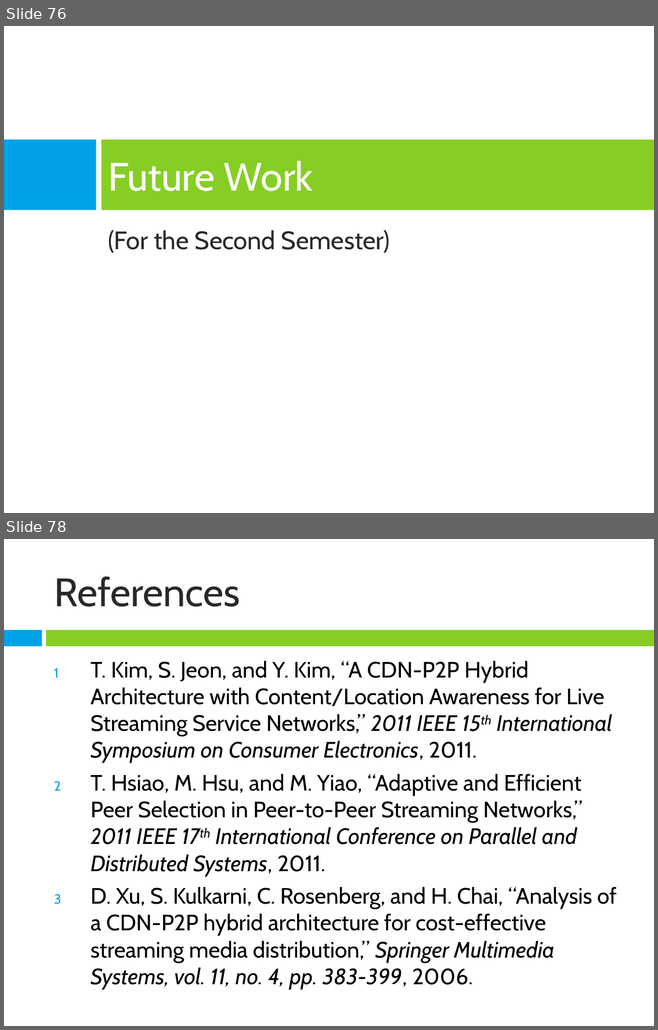
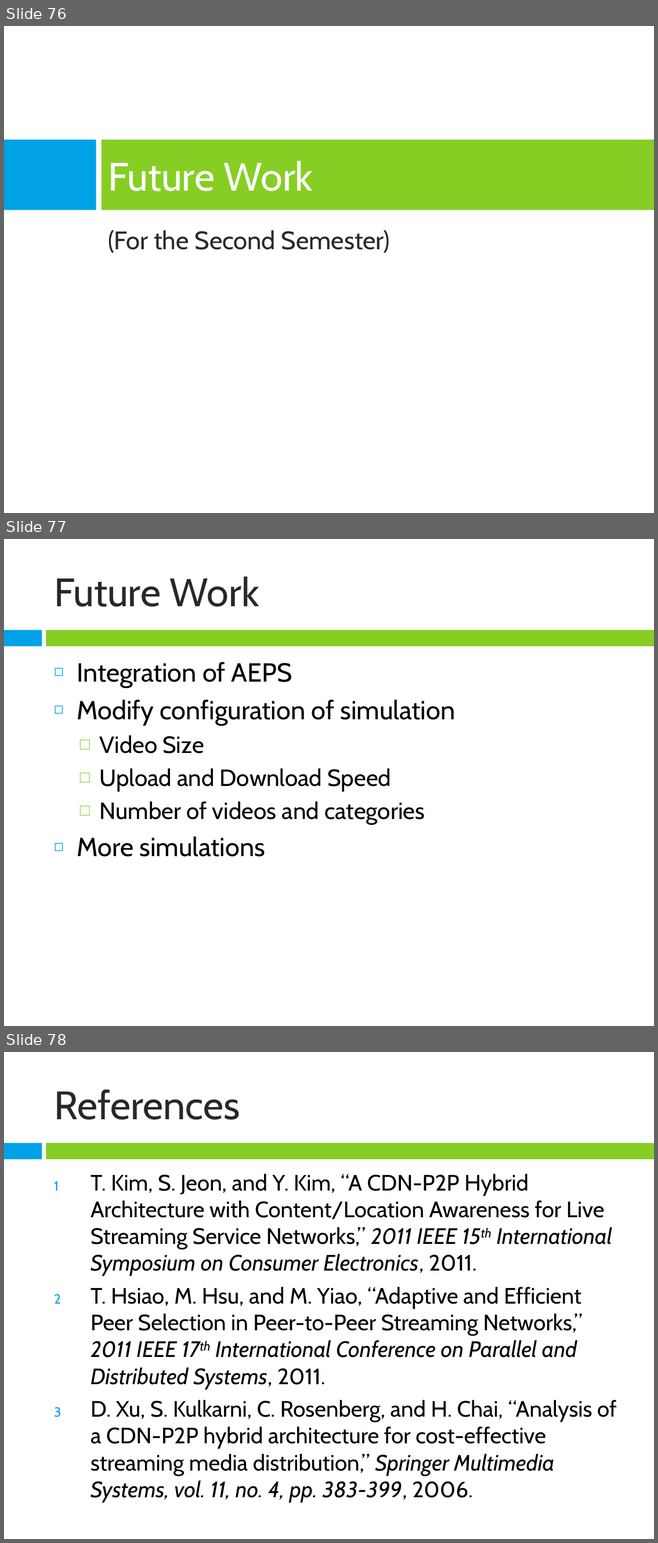
Before and after one commit to janeriongcol/ndsg-chupacabra, a slide deck: Presentations/Thesis Presentation.pptx. Shown one above the other, each under a label of ours: slides 76 and 78 before the commit, slides 76, 77 and 78 after it; the slides between them are not shown. The pictures are 658x1030 and 658x1543 pixels, drawn with LibreOffice and Linux fonts; fonts in the diff are those of the drawing; background and template pictures are left out. Boxes give left, top, right and bottom in pixels: in the first picture for what was removed or moved away, otherwise in the second. Text is boxed around its words. In the diff, an @@ line names an element or a change of style, - is before the commit and + after.

```diff
--- a/Presentations/Thesis Presentation.pptx
+++ b/Presentations/Thesis Presentation.pptx
@@ slide 77 added at (4,539,654,1026), background #FFFFFF; not listed: 2 template elements that a slide beside it also shows @@
@@ title added at (54,576,259,607), 44 pt, text #282828 @@
+Future Work
@@ text added at (76,662,455,857), 29 pt, text #000000 @@
+◻ Integration of AEPS
+◻ Modify configuration of simulation
+  □ Video Size
+  □ Upload and Download Speed
+  □ Number of videos and categories
+◻ More simulations
```
Also in this commit, not shown: 6 slides changed, 1 slide removed.
